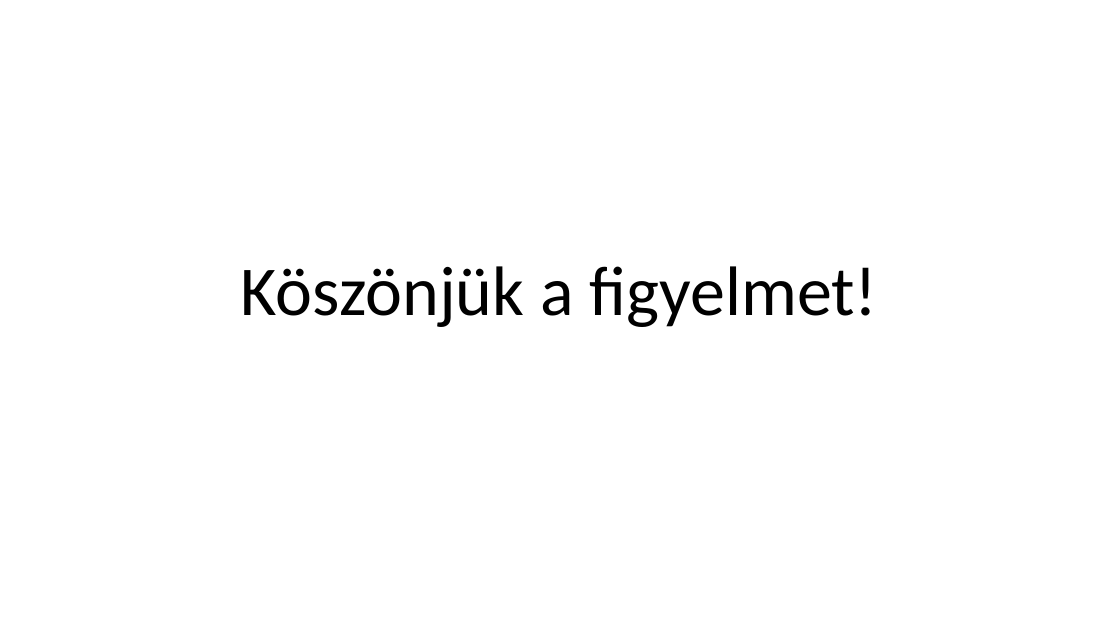
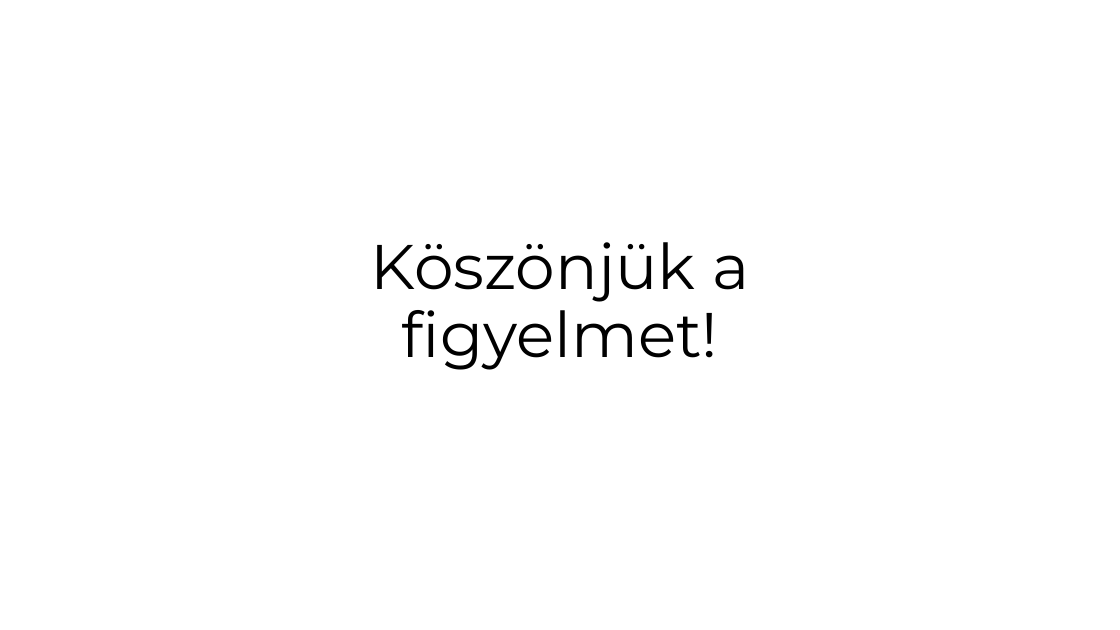
Before and after one commit to Azozzer/Projetkmunka-1-2, a slide deck: slide 8 of SZE_tantargyi_tudasbazis.pptx. Drawn at 1120x630 pixels with LibreOffice and Linux fonts; fonts in the diff are those of the drawing; background and template pictures are left out. Boxes give left, top, right and bottom in pixels: in the first picture for what was removed or moved away, otherwise in the second. Text is boxed around its words. In the diff, an @@ line names an element or a change of style, - is before the commit and + after.

```diff
--- a/SZE_tantargyi_tudasbazis.pptx
+++ b/SZE_tantargyi_tudasbazis.pptx
@@ title "Köszönjük a figyelmet!": place and size @@
-title "Köszönjük a figyelmet!" at (241,266,878,327)
+title "Köszönjük a figyelmet!" at (371,242,749,370)
@@ title "Köszönjük a figyelmet!" at (371,242,749,370): size 60 to 54 pt, font Calibri to Montserrat @@
```
Also in this commit, not shown: 6 other slides changed.
